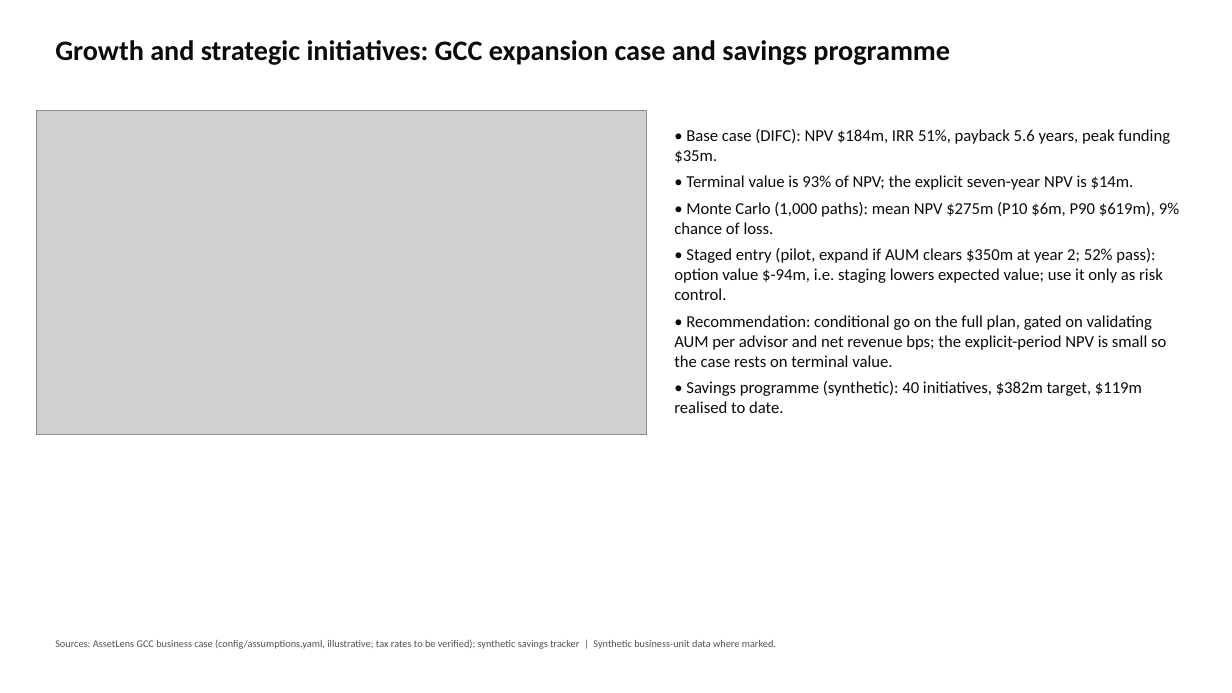
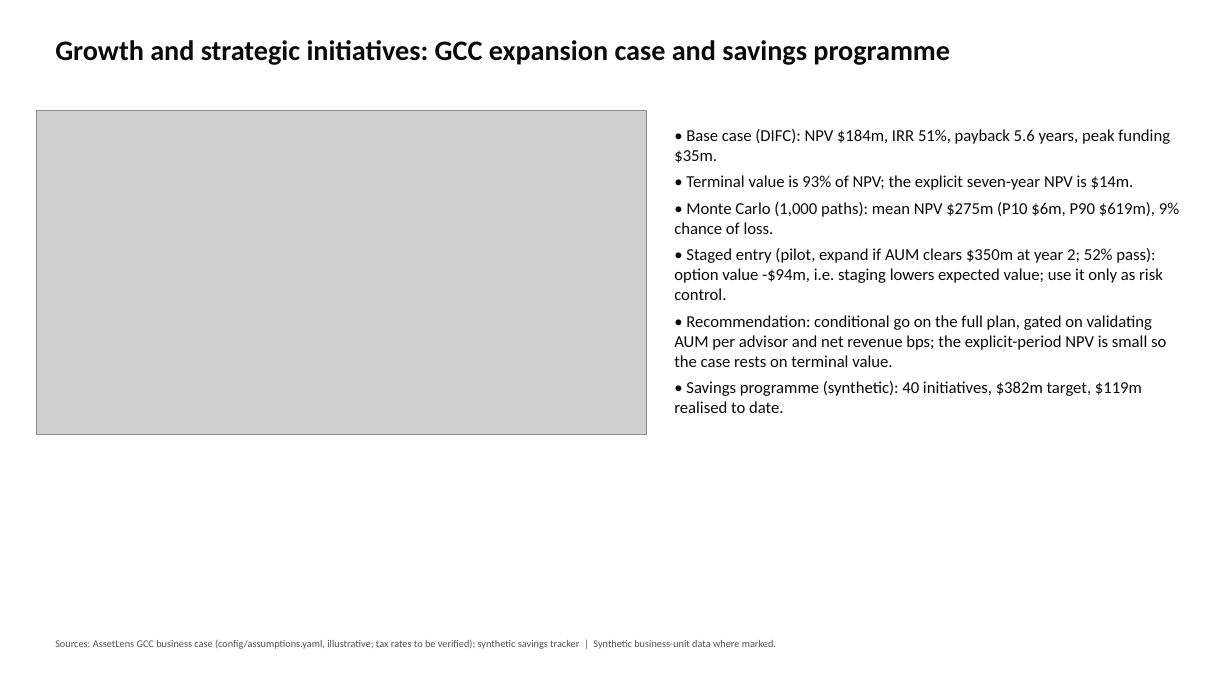
Before and after one commit to swalihnm/assetlens, a slide deck: slide 5 of outputs/deck/AssetLens_Board_Pack.pptx. Drawn at 1232x693 pixels with LibreOffice and Linux fonts; fonts in the diff are those of the drawing; grey boxes stand for pictures. Boxes give left, top, right and bottom in pixels: in the first picture for what was removed or moved away, otherwise in the second. Text is boxed around its words. In the diff, an @@ line names an element or a change of style, - is before the commit and + after.

```diff
--- a/outputs/deck/AssetLens_Board_Pack.pptx
+++ b/outputs/deck/AssetLens_Board_Pack.pptx
@@ text at box(674, 248, 1163, 300): text changed @@
-• Staged entry (pilot, expand if AUM clears $350m at year 2; 52% pass): option value $-94m, i.e. staging lowers expected value; use it only as risk control.
+• Staged entry (pilot, expand if AUM clears $350m at year 2; 52% pass): option value -$94m, i.e. staging lowers expected value; use it only as risk control.
```
Also in this commit, not shown: 2 other slides changed, 16 other files.
